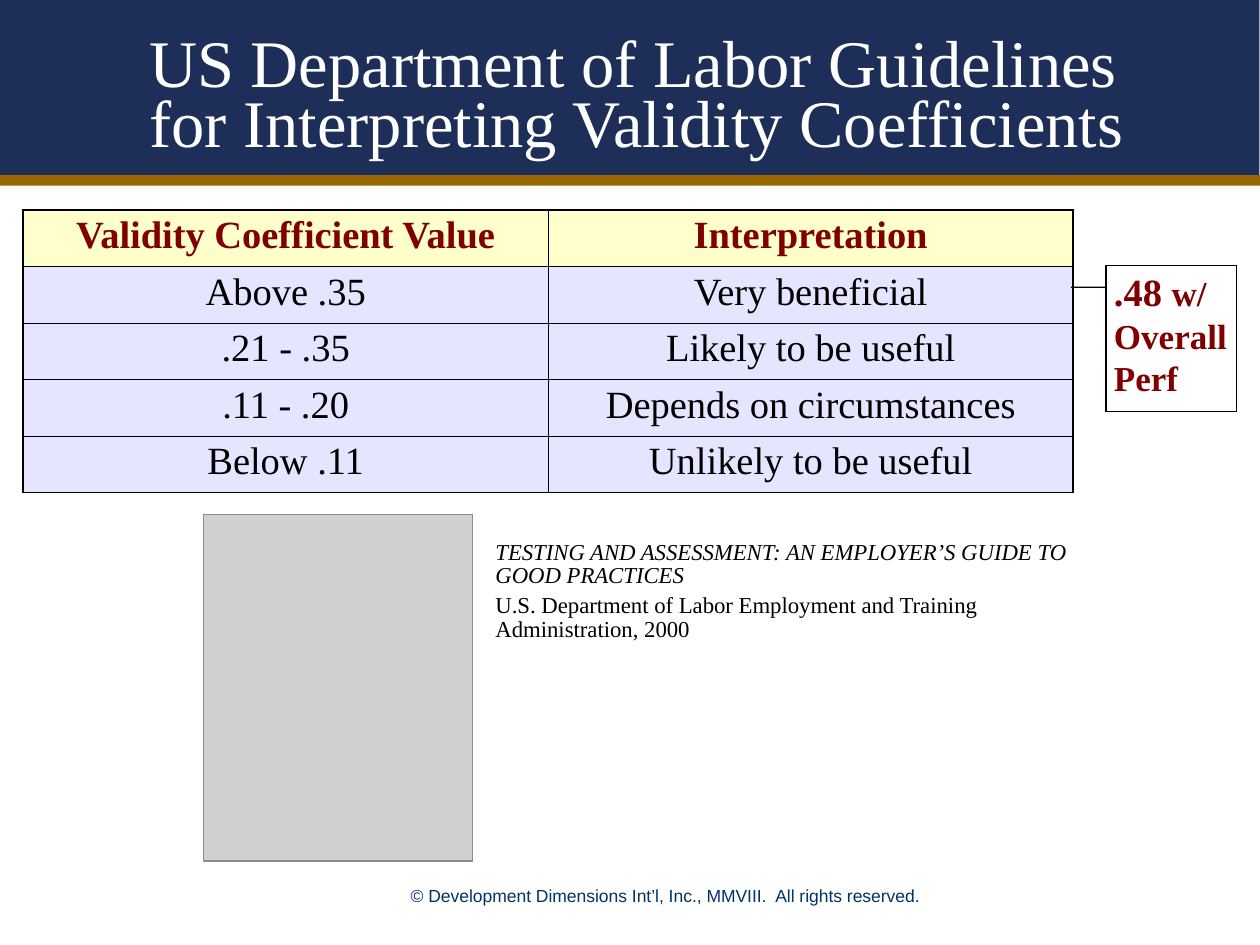
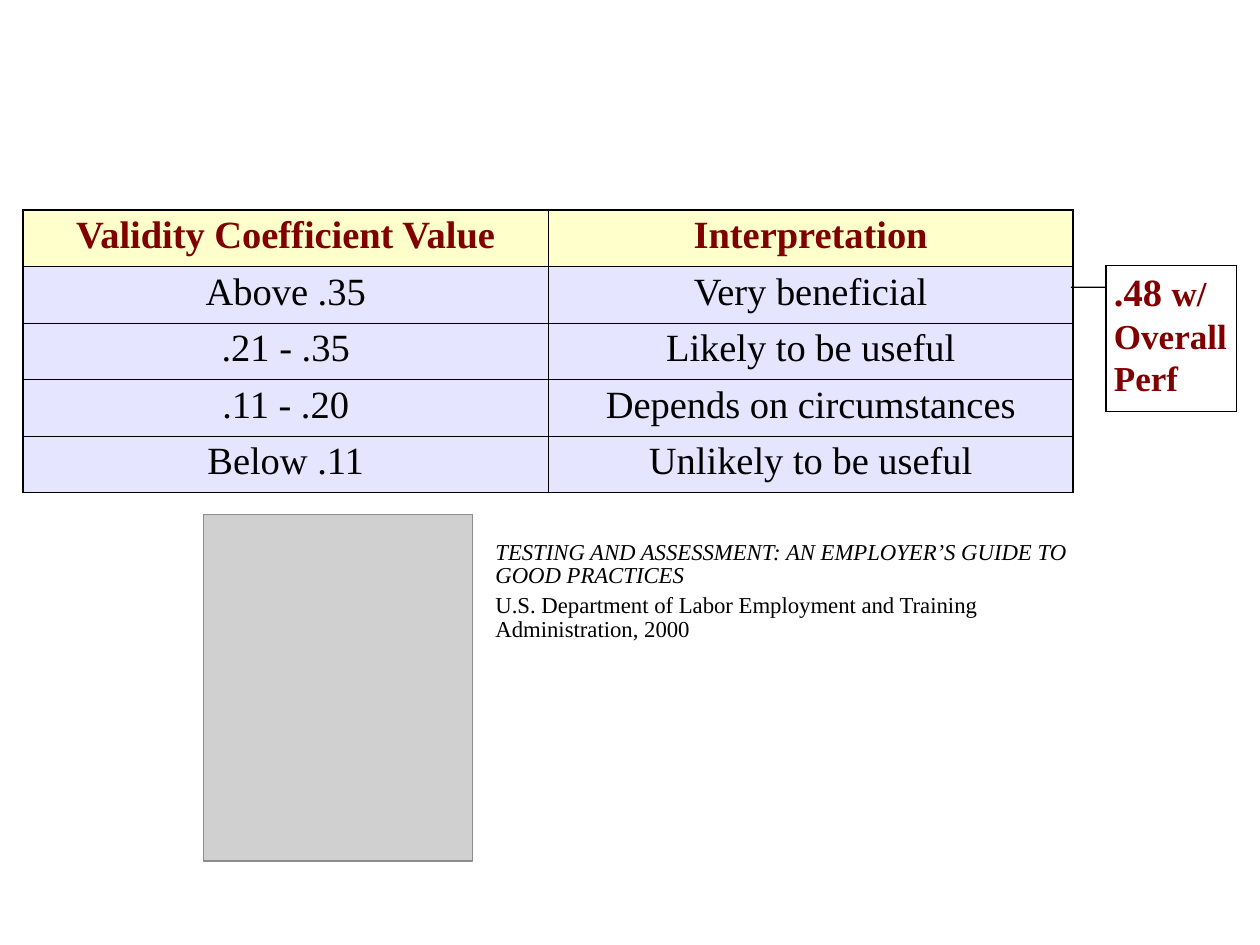
Before and after one commit to JillBudden/Scoring-Algo-Predicting-Performance-1, a slide deck: slide 6 of Results.ppt (slide 11 before the commit). Drawn at 1260x945 pixels with LibreOffice and Linux fonts; fonts in the diff are those of the drawing; grey boxes stand for pictures; background and template pictures are left out. Boxes give left, top, right and bottom in pixels: in the first picture for what was removed or moved away, otherwise in the second. Text is boxed around its words. In the diff, an @@ line names an element or a change of style, - is before the commit and + after.

```diff
--- a/Results.ppt
+++ b/Results.ppt
@@ rectangle removed at [0, 0, 1260, 179] @@
@@ title removed at [149, 40, 1124, 161] @@
-US Department of Labor Guidelines for Interpreting Validity Coefficients
@@ line removed from (0, 180) to (1260, 180) @@
@@ text removed at [428, 889, 920, 906] @@
-© Development Dimensions Int’l, Inc., MMVIII. All rights reserved.
```
Also in this commit, not shown: 5 other slides changed, 27 slides removed.
